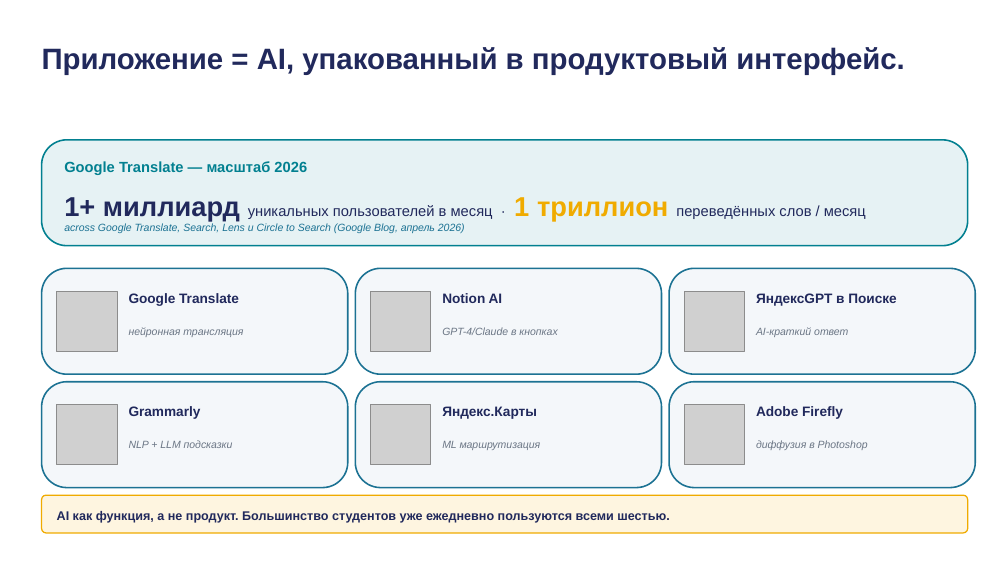
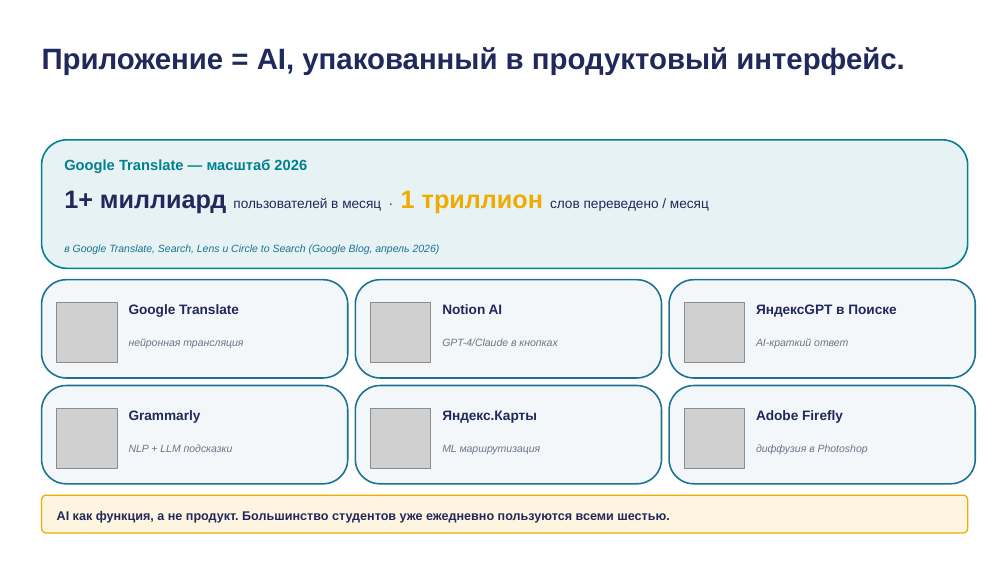
Before and after one commit to tellina-study/AI-usage-lessons, a slide deck: slide 22 of library/lectures/lec-01/rendered/lec-01.pptx. Drawn at 1008x567 pixels with LibreOffice and Linux fonts; fonts in the diff are those of the drawing; grey boxes stand for pictures. Boxes give left, top, right and bottom in pixels: in the first picture for what was removed or moved away, otherwise in the second. Text is boxed around its words. In the diff, an @@ line names an element or a change of style, - is before the commit and + after.

```diff
--- a/library/lectures/lec-01/rendered/lec-01.pptx
+++ b/library/lectures/lec-01/rendered/lec-01.pptx
@@ proportions changed in 7 elements at [42, 386, 348, 484], [355, 386, 662, 484], [669, 386, 975, 484], [42, 280, 348, 378], [355, 280, 662, 378], [669, 280, 975, 378], [42, 140, 968, 268] @@
@@ rounded rectangle: place and size @@
-rounded rectangle at [42, 140, 968, 246]
+rounded rectangle at [42, 140, 968, 268]
@@ text at [64, 190, 709, 214]: text changed; size 14 to 13 pt @@
-1+ миллиард уникальных пользователей в месяц · 1 триллион переведённых слов / месяц
+1+ миллиард пользователей в месяц · 1 триллион слов переведено / месяц
@@ text at [64, 244, 440, 254]: text changed @@
-across Google Translate, Search, Lens и Circle to Search (Google Blog, апрель 2026)
+в Google Translate, Search, Lens и Circle to Search (Google Blog, апрель 2026)
@@ rounded rectangle: place and size @@
-rounded rectangle at [42, 268, 348, 374]
+rounded rectangle at [42, 280, 348, 378]
@@ 6 texts, 3 pictures: place and size @@
-6 texts, 3 pictures at [57, 291, 896, 352]
+6 texts, 3 pictures at [57, 302, 896, 363]
@@ rounded rectangle: place and size @@
-rounded rectangle at [355, 268, 662, 374]
+rounded rectangle at [355, 280, 662, 378]
@@ rounded rectangle: place and size @@
-rounded rectangle at [669, 268, 975, 374]
+rounded rectangle at [669, 280, 975, 378]
@@ rounded rectangle: place and size @@
-rounded rectangle at [42, 382, 348, 488]
+rounded rectangle at [42, 386, 348, 484]
@@ rounded rectangle: place and size @@
-rounded rectangle at [355, 382, 662, 488]
+rounded rectangle at [355, 386, 662, 484]
@@ rounded rectangle: place and size @@
-rounded rectangle at [669, 382, 975, 488]
+rounded rectangle at [669, 386, 975, 484]
@@ 6 texts, 3 pictures: place and size @@
-6 texts, 3 pictures at [57, 405, 868, 465]
+6 texts, 3 pictures at [57, 408, 868, 469]
```
Also in this commit, not shown: 6 other slides changed, 11 other files.
